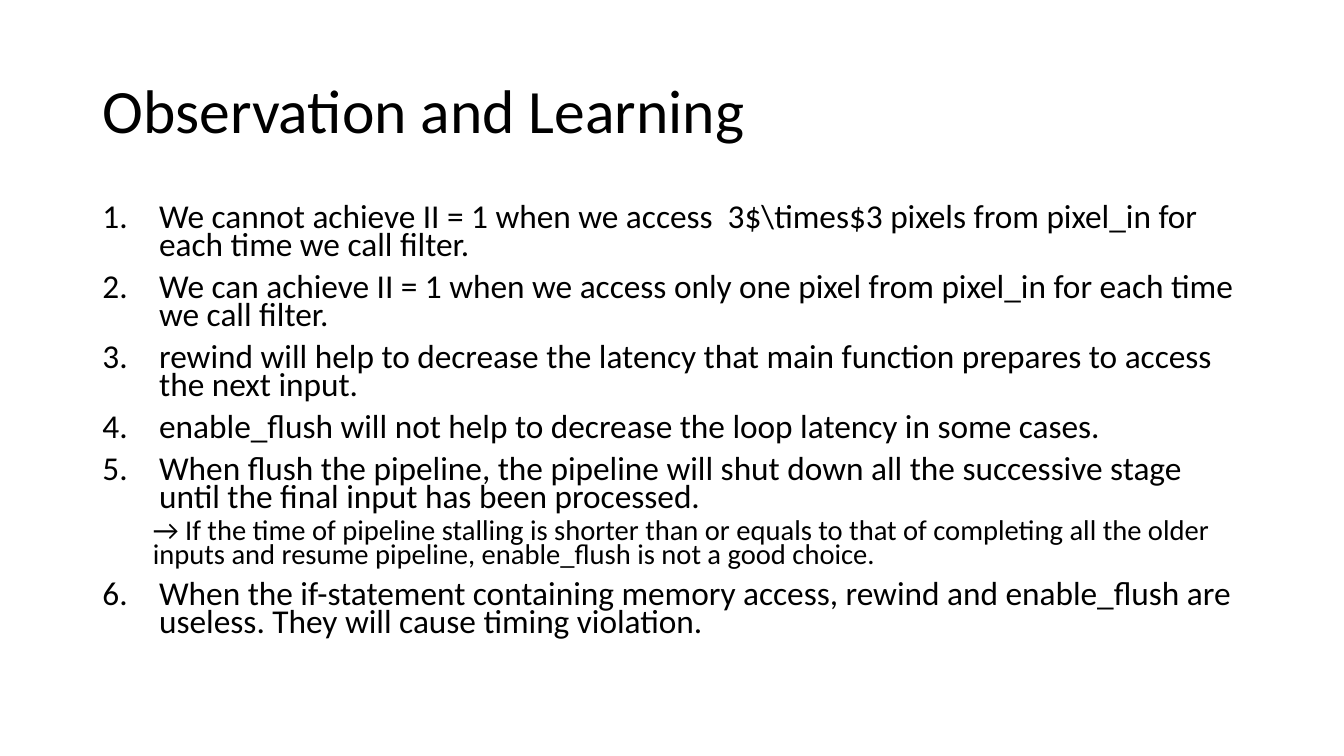
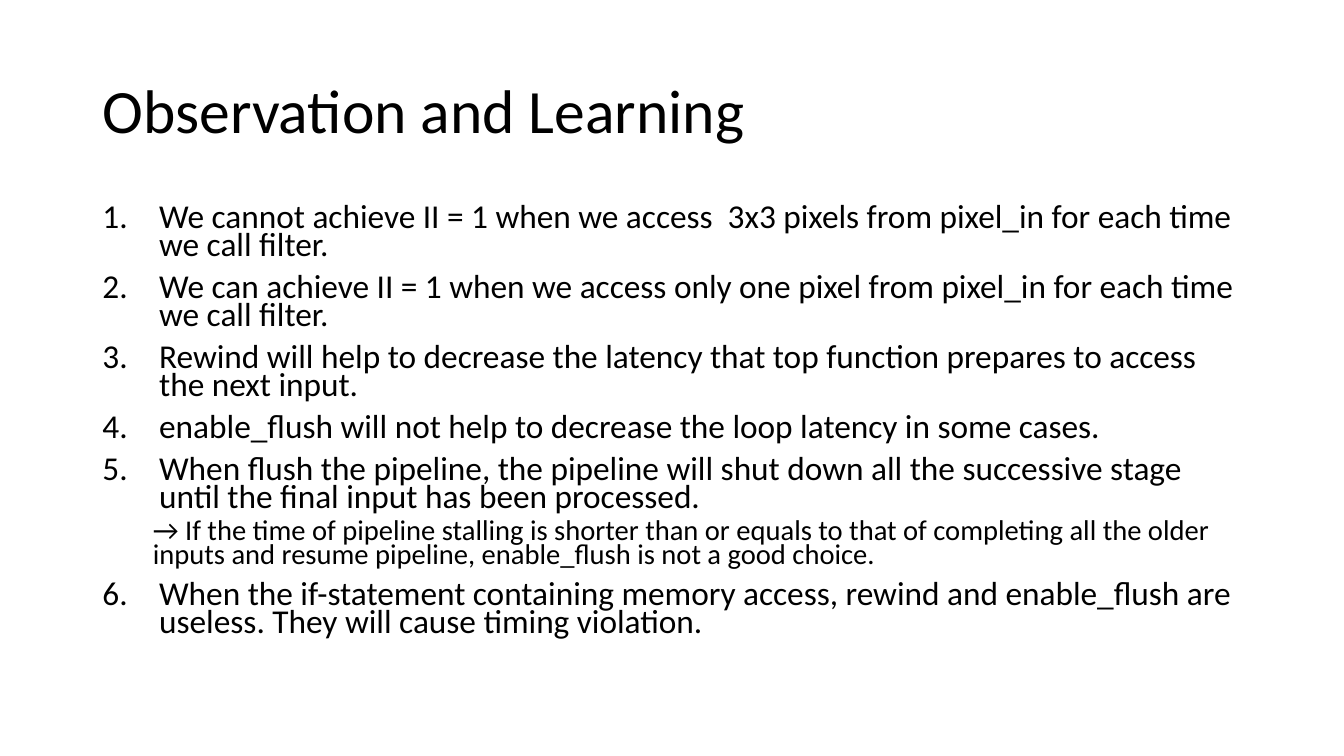
Before and after one commit to EvanLu0815/HLS, a slide deck: slide 27 of LABB_video_processing/110061562_presentation.pptx. Drawn at 1344x756 pixels with LibreOffice and Linux fonts; fonts in the diff are those of the drawing. Boxes give left, top, right and bottom in pixels: in the first picture for what was removed or moved away, otherwise in the second. Text is boxed around its words. In the diff, an @@ line names an element or a change of style, - is before the commit and + after.

Commit message:
PPT_final

```diff
--- a/LABB_video_processing/110061562_presentation.pptx
+++ b/LABB_video_processing/110061562_presentation.pptx
@@ text at bbox=[159, 205, 1231, 257]: text changed @@
-1. We cannot achieve II = 1 when we access 3$\times$3 pixels from pixel_in for each time we call filter.
+1. We cannot achieve II = 1 when we access 3x3 pixels from pixel_in for each time we call filter.
@@ text at bbox=[159, 345, 1196, 402]: text changed @@
-3. rewind will help to decrease the latency that main function prepares to access the next input.
+3. Rewind will help to decrease the latency that top function prepares to access the next input.
```
